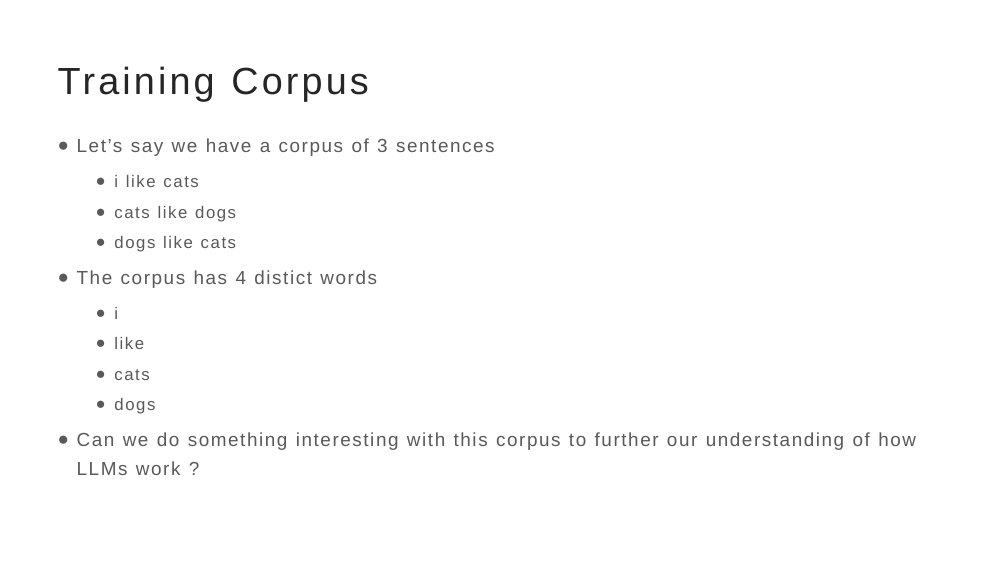
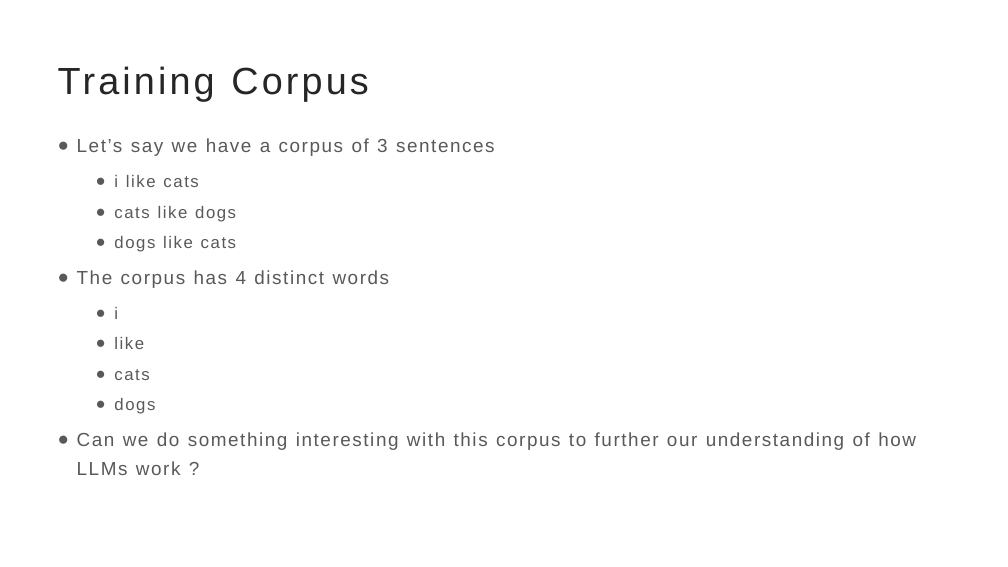
Before and after one commit to brinda-25/workshop, a slide deck: slide 3 of Day4/markov/next_word_prediction.pptx. Drawn at 1008x567 pixels with LibreOffice and Linux fonts; fonts in the diff are those of the drawing. Boxes give left, top, right and bottom in pixels: in the first picture for what was removed or moved away, otherwise in the second. Text is boxed around its words. In the diff, an @@ line names an element or a change of style, - is before the commit and + after.

```diff
--- a/Day4/markov/next_word_prediction.pptx
+++ b/Day4/markov/next_word_prediction.pptx
@@ text at (77,270,390,288): text changed @@
-● The corpus has 4 distict words
+● The corpus has 4 distinct words
```
Also in this commit, not shown: 5 other slides changed, 1 other file.
